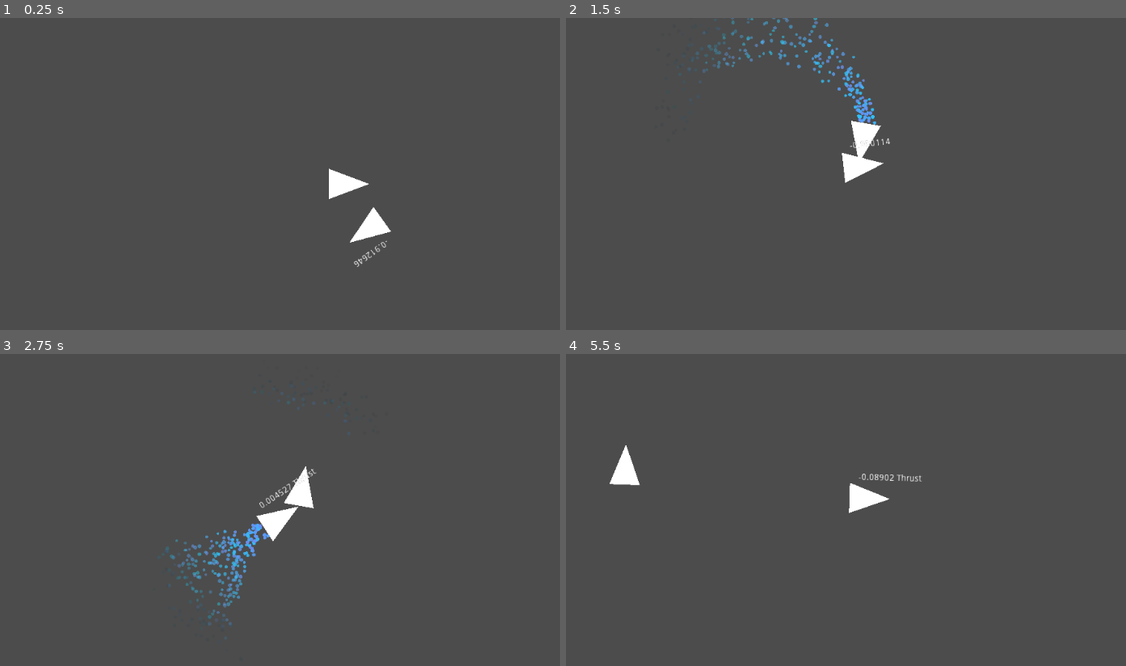
Above: before the commit, frames 1-4 (two rows, left to right).
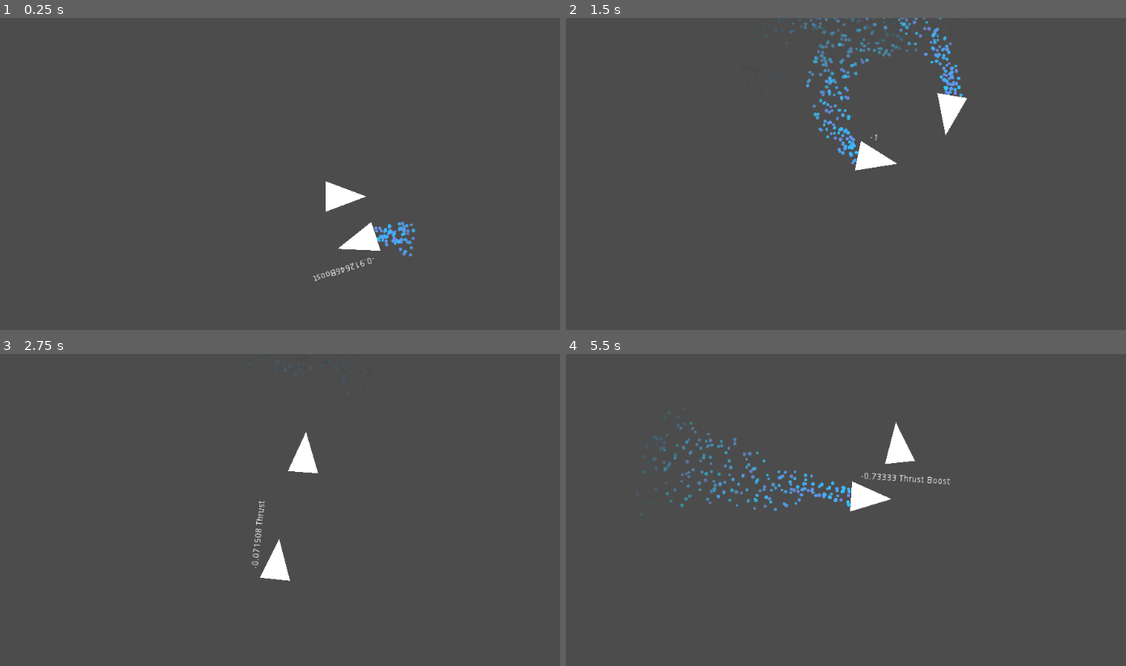
Above: after the commit, the same moments.

Repository: Insta-x/boost-racer
Game: Godot game, scene res://Src/SampleWorld.tscn
The game is run twice, just before and just after one commit, with the same random seed, the same clock (stepped at 60 frames per second) and the same inputs.
Inputs:
- Up to frame 1 (0.25 s): no input
- Up to frame 2 (1.5 s): hold D (turn_right) 0.53-1.28 s; hold Space (boost) 0.53-1.28 s; hold S (brake) from 1.28 s (still down); tap Space (boost) at 1.35 s
- Up to frame 3 (2.75 s): release S (brake) at 2.03 s; hold D (turn_right) from 2.03 s (still down); hold Space (boost) from 2.03 s (still down)
- Up to frame 4 (5.5 s): release D (turn_right) at 2.78 s; release Space (boost) at 2.78 s; hold W (thrust) 2.78-3.53 s; tap Space (boost) at 2.85, 4.35 s; hold Space (boost) 3.53-4.28 s; hold A (turn_left) 3.53-5.03 s; hold S (brake) from 5.03 s (still down); hold Space (boost) from 5.03 s (still down)

The runs differ from the first frame. In frame 1, 1.4% of the frame differs, in the area x 55-75%, y 48-85%; in frame 2, 3.6%, in the area x 21-72%, y 0-53%; in frame 3, 2.6%; in frame 4, 2.1%.

Commit message:
boost: out of control

Diff:
--- a/Src/Racer/EnemyRacer.gd
+++ b/Src/Racer/EnemyRacer.gd
@@ -48,7 +48,7 @@
 	# boosting
 	boosting = false
 	if canboost > 0:
-		if deg2rad(15) < vrot and vrot < deg2rad(360-15):
+		if vrot < deg2rad(15) or vrot > deg2rad(360-15):
 			boost()
 
 	# thrusting
